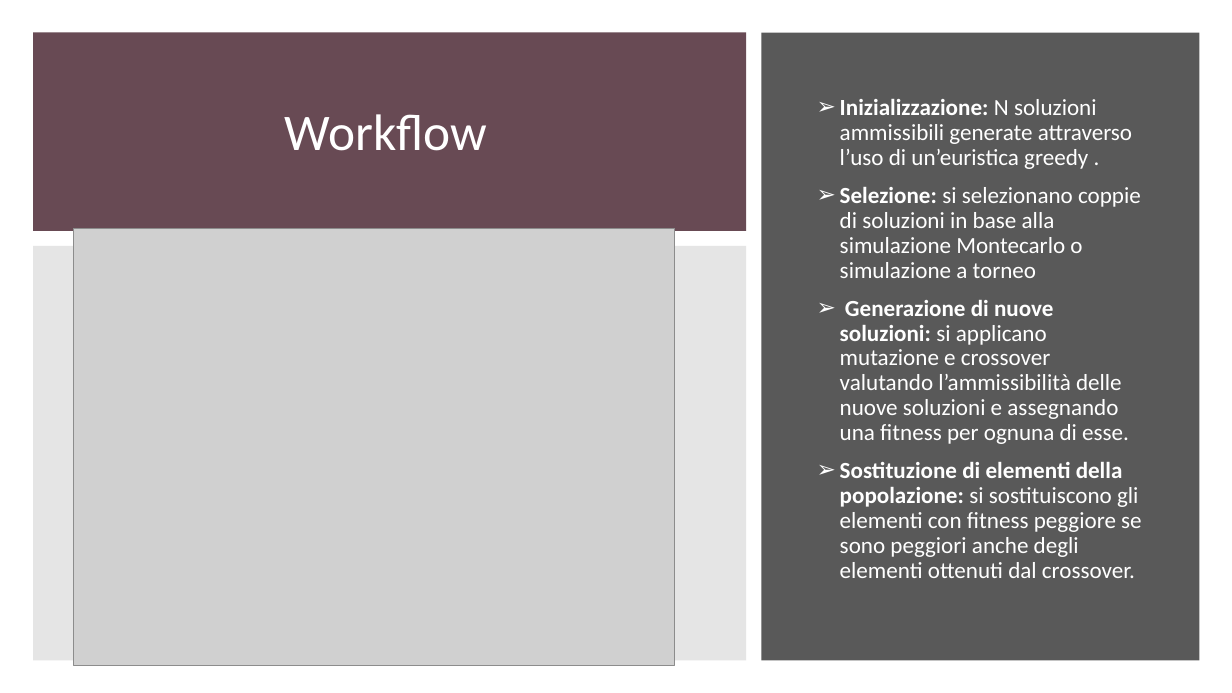
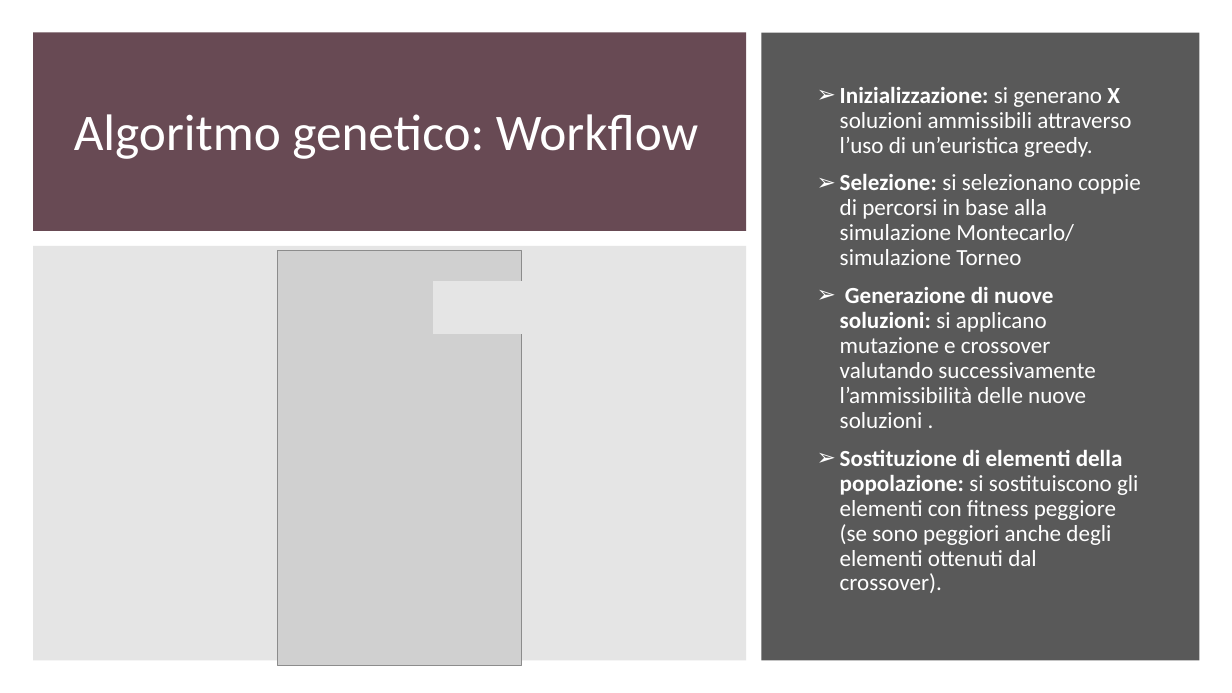
Before and after one commit to gdr-98/Greedy-heuristics-and-genetic-algorithm-for-a-CVRPTW-problem-resolution-, a slide deck: slide 6 of Power_point_nik.pptx (slide 7 before the commit). Drawn at 1232x693 pixels with LibreOffice and Linux fonts; fonts in the diff are those of the drawing; grey boxes stand for pictures. Boxes give left, top, right and bottom in pixels: in the first picture for what was removed or moved away, otherwise in the second. Text is boxed around its words. In the diff, an @@ line names an element or a change of style, - is before the commit and + after.

Commit message:
Aggiunta algoritmo eurisitca e class diagram

```diff
--- a/Power_point_nik.pptx
+++ b/Power_point_nik.pptx
@@ text at <box>840,87,1141,593</box>: text changed @@
-➢ Inizializzazione: N soluzioni ammissibili generate attraverso l’uso di un’euristica greedy .
-➢ Selezione: si selezionano coppie di soluzioni in base alla simulazione Montecarlo o simulazione a torneo
-➢ Generazione di nuove soluzioni: si applicano mutazione e crossover valutando l’ammissibilità delle nuove soluzioni e assegnando una fitness per ognuna di esse.
-➢ Sostituzione di elementi della popolazione: si sostituiscono gli elementi con fitness peggiore se sono peggiori anche degli elementi ottenuti dal crossover.
+➢ Inizializzazione: si generano X soluzioni ammissibili attraverso l’uso di un’euristica greedy.
+➢ Selezione: si selezionano coppie di percorsi in base alla simulazione Montecarlo/ simulazione Torneo
+➢ Generazione di nuove soluzioni: si applicano mutazione e crossover valutando successivamente l’ammissibilità delle nuove soluzioni .
+➢ Sostituzione di elementi della popolazione: si sostituiscono gli elementi con fitness peggiore (se sono peggiori anche degli elementi ottenuti dal crossover).
@@ title at <box>74,114,698,159</box>: text changed @@
-Workflow
+Algoritmo genetico: Workflow
@@ picture: place and size @@
-picture at <box>74,228,676,665</box>
+picture at <box>278,250,522,665</box>
@@ rectangle added at <box>433,282,538,334</box>, fill #E5E5E5, outline #E5E5E5 1 pt @@
```
Also in this commit, not shown: 14 other slides changed, 8 slides added, 5 slides removed.
